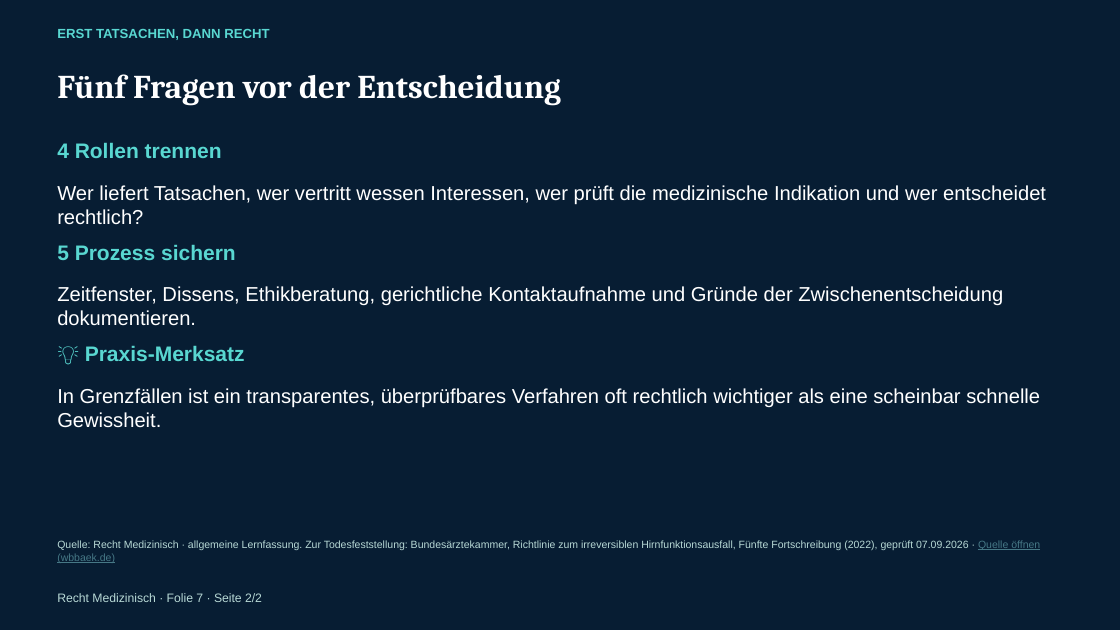
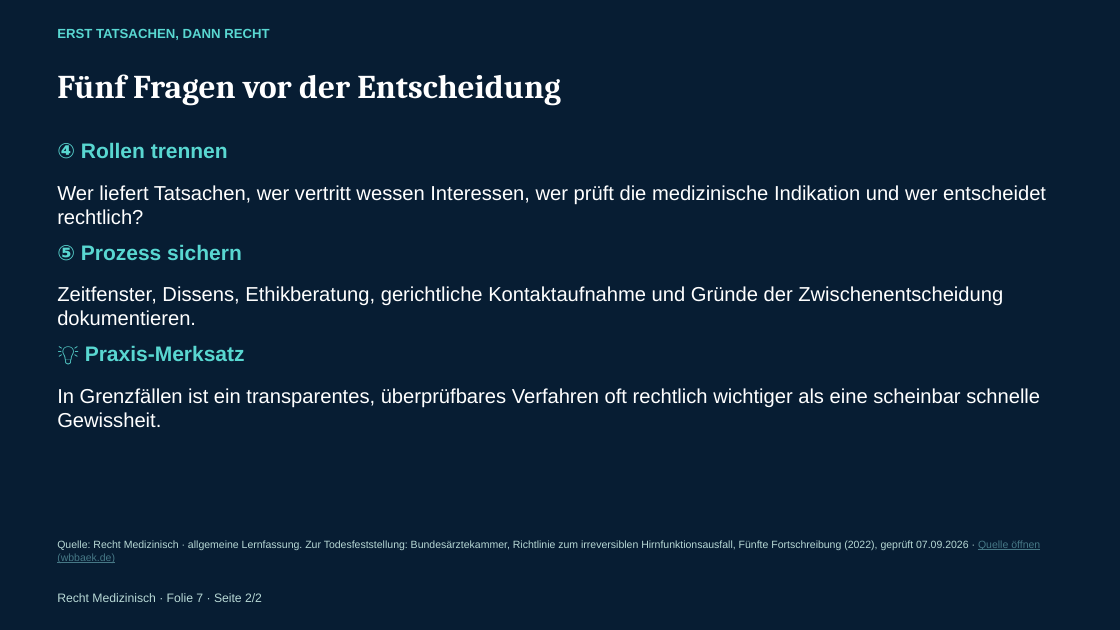
Before and after one commit to rechtmedizinisch/rechtmedizinisch.github.io, a slide deck: slide 8 of assets/downloads/Recht-Medizinisch-Einstieg.pptx (slide 9 before the commit). Drawn at 1120x630 pixels with LibreOffice and Linux fonts; fonts in the diff are those of the drawing. Boxes give left, top, right and bottom in pixels: in the first picture for what was removed or moved away, otherwise in the second. Text is boxed around its words. In the diff, an @@ line names an element or a change of style, - is before the commit and + after.

```diff
--- a/assets/downloads/Recht-Medizinisch-Einstieg.pptx
+++ b/assets/downloads/Recht-Medizinisch-Einstieg.pptx
@@ text at [57, 143, 228, 159]: text changed @@
-4 Rollen trennen
+④ Rollen trennen
@@ text at [57, 245, 242, 261]: text changed @@
-5 Prozess sichern
+⑤ Prozess sichern
```
Also in this commit, not shown: 9 other slides changed, 1 slide removed, 9 other files.
